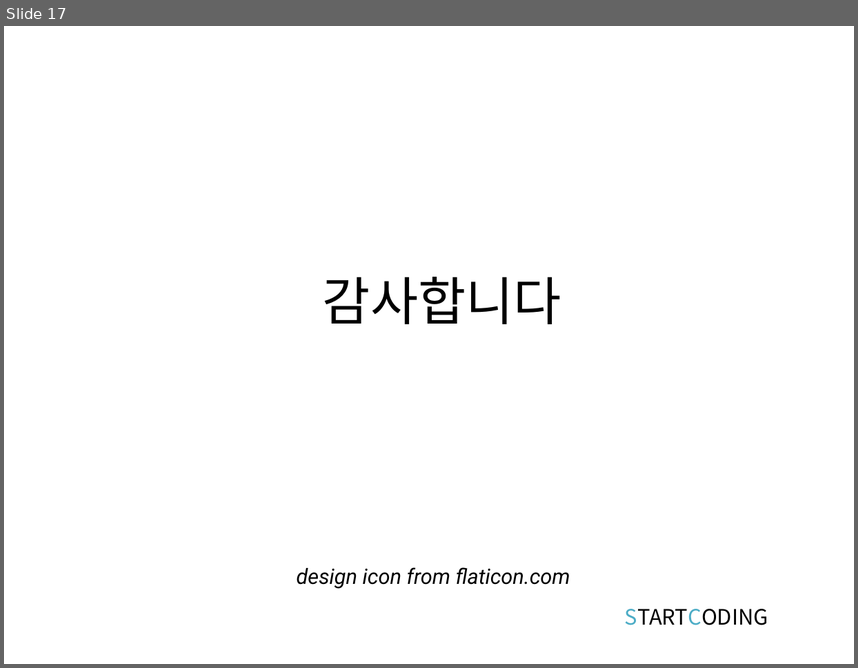
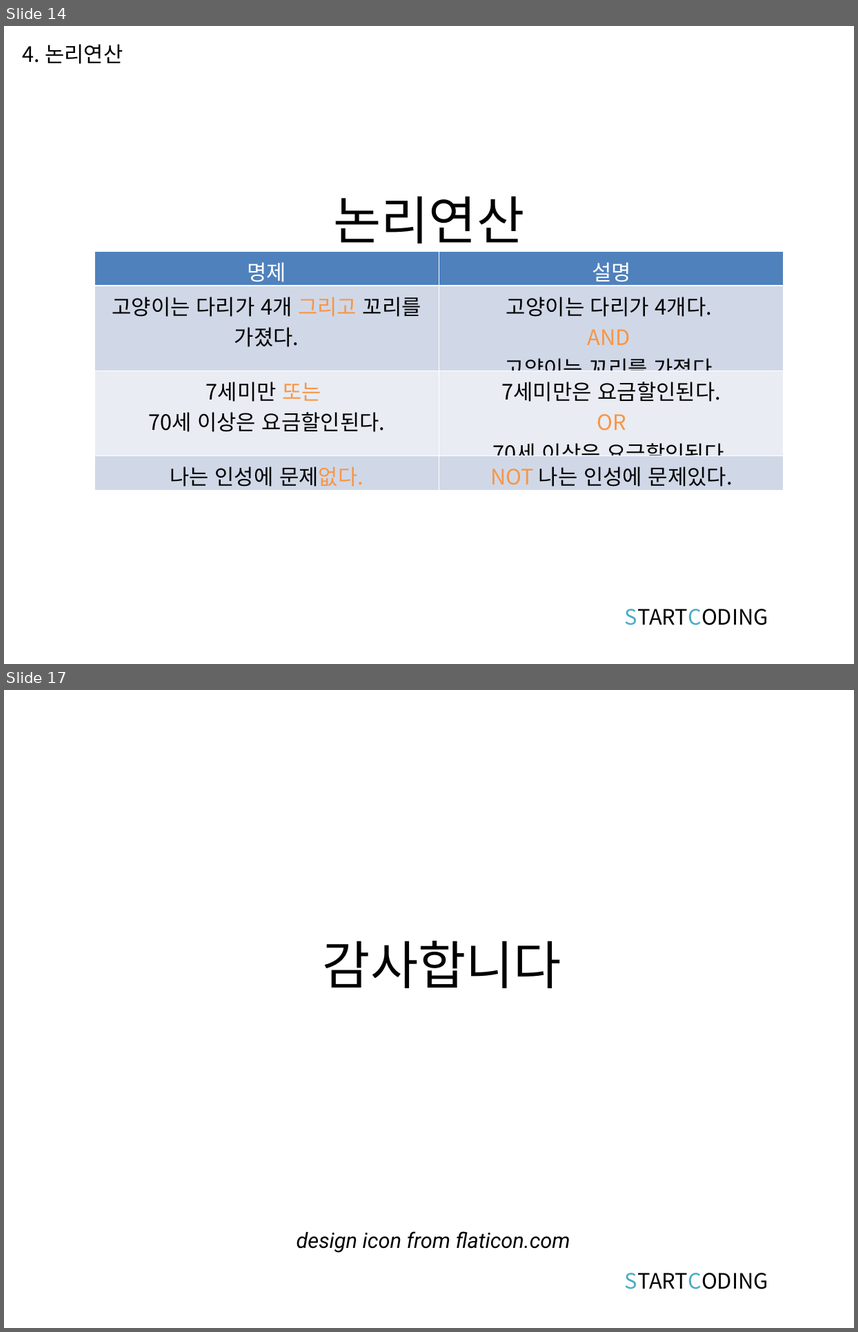
Before and after one commit to kwonkijun/python, a slide deck: 파이썬기초(PPT)/파이썬 기초 3강_연산과 연산자.pptx. Shown one above the other, each under a label of ours: slide 17 before the commit, slides 14 and 17 after it; the slides between them are not shown. The pictures are 858x668 and 858x1332 pixels, drawn with LibreOffice and Linux fonts; fonts in the diff are those of the drawing. Boxes give left, top, right and bottom in pixels: in the first picture for what was removed or moved away, otherwise in the second. Text is boxed around its words. In the diff, an @@ line names an element or a change of style, - is before the commit and + after.

```diff
--- a/파이썬기초(PPT)/파이썬 기초 3강_연산과 연산자.pptx
+++ b/파이썬기초(PPT)/파이썬 기초 3강_연산과 연산자.pptx
@@ slide 14 added at bbox=[4, 26, 854, 664], background #FFFFFF @@
@@ text added at bbox=[23, 44, 123, 64], 18 pt, text #000000 @@
+4. 논리연산
@@ title added at bbox=[333, 196, 524, 252], 44 pt, text #000000 @@
+논리연산
@@ table added at bbox=[94, 251, 784, 493], 4 rows, 2 columns @@
+명제 | 설명
+고양이는 다리가 4개 그리고 꼬리를 가졌다. | 고양이는 다리가 4개다. / AND / 고양이는 꼬리를 가졌다.
+7세미만 또는 / 70세 이상은 요금할인된다. | 7세미만은 요금할인된다. / OR / 70세 이상은 요금할인된다.
+나는 인성에 문제없다. | NOT 나는 인성에 문제있다.
@@ text added at bbox=[625, 608, 769, 625], 18 pt, text #000000 @@
+STARTCODING
```
Also in this commit, not shown: 2 slides changed, 12 other slides added, 13 slides removed, 6 other files.
